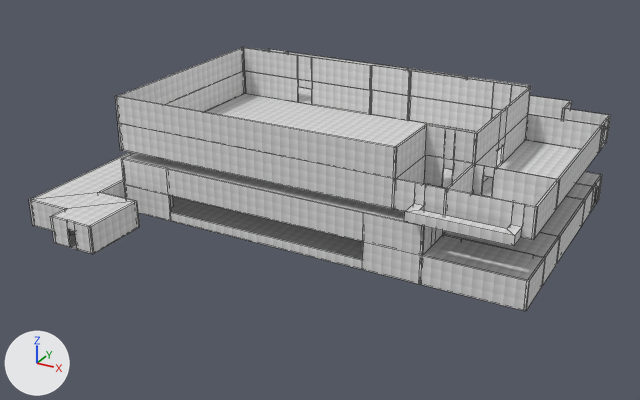
The Blender file vongott/Assets/Mesh/Maps/la_guardia_air_terminal.blend as it was, and as the next commit left it.
One viewpoint serves both versions: a 50 mm camera at (40.9, -87.3, 40.4) aimed at (-4.7, -4.4, -1.0). The lights are fixed; the arrows at lower left show +X, +Y and +Z. Mesh edges are drawn as thin lines. Objects named as collision shapes, trigger or cutter boxes, shadow casters or lower levels of detail are left out.

Names of what the first picture shows: 'map_la_guardia_air_terminal'.
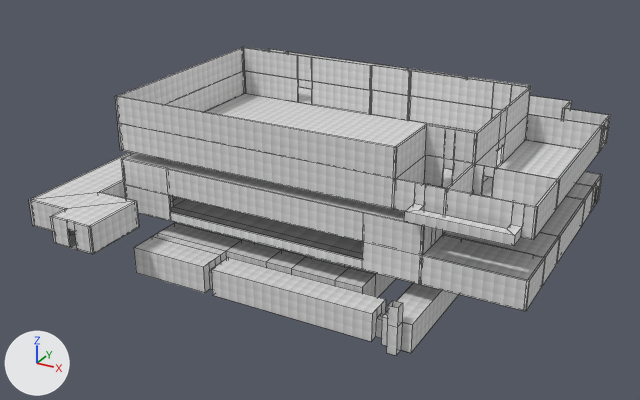
Diff of the bpy script that builds the scene:
```diff
--- a/vongott/Assets/Mesh/Maps/la_guardia_air_terminal.blend.py
+++ b/vongott/Assets/Mesh/Maps/la_guardia_air_terminal.blend.py
@@ me_cube_001 @@
 # used by ob_map_la_guardia_air_terminal; location = (0.0, 0.0, 0.0)
-me_cube_001.from_pydata(...)  # 1000 vertices, 1048 faces; spans x -32.1..24.1, y -29.1..26.1, z 0.0..13.0
+me_cube_001.from_pydata(...)  # 1204 vertices, 1276 faces; spans x -32.1..24.1, y -29.1..26.1, z -5.0..13.0
+# me_cube_001 part 1
+# 3 faces are deleted
+# 84 vertices are added at x -17.0..15.0, y -24.0..4.9, z -5.0..-3.0
+# 72 new vertices lie (0.0, 0.0, 3.0) away from vertices in x -17.0..15.0, y -24.0..4.9, z -5.0
+# 8 new vertices lie (0.0, 0.0, 2.0) away from vertices in x -12.0..14.0, y -24.0..4.9, z -2.0
+# 8 new vertices lie (0.0, 1.0, 0.0) away from vertices in x -8.0..12.0, y -23.0, z -5.0..-2.0
+# 8 new vertices lie (0.0, 1.0, 0.0) away from vertices in x -8.0..12.0, y -22.0, z -5.0..-2.0
+# 8 new vertices lie (0.0, 0.0, -1.0) away from vertices in x -8.0..12.0, y -22.0..-21.0, z -2.0
+# 5 new vertices lie (-1.0, 0.0, 0.0) away from vertices in x -14.0..-8.0, y -11.0..-2.0, z -5.0..-2.0
+# 5 new vertices lie (-1.0, 0.0, 0.0) away from vertices in x -15.0..-9.0, y -11.0..-2.0, z -5.0..-2.0
+# 6 new vertices lie (0.0, 1.0, 0.0) away from vertices in x -16.0..-7.0, y -6.0, z -5.0..-4.0
+# 231 new faces join them
 me_cube_001.materials.append(mat_editor_test_512_png)
```

Location of each change, (x1, y1, x2, y2) in pixels of the pictures (640 x 400 px):
'map_la_guardia_air_terminal', reshaped (17% taller)
    before: (29, 47, 611, 311)
    after: (29, 47, 611, 355)
part 1 of me_cube_001, built on
    before: (171, 196, 363, 259)
    after: (134, 196, 459, 355)
